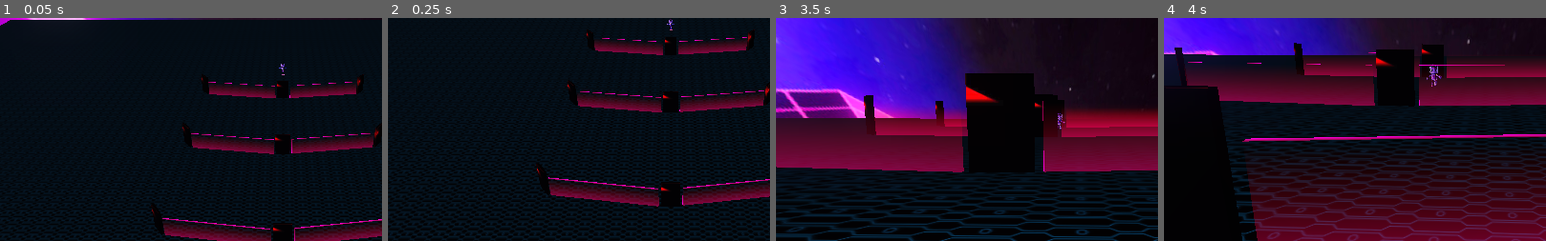
Above: before the commit, frames 1-4 (left to right).
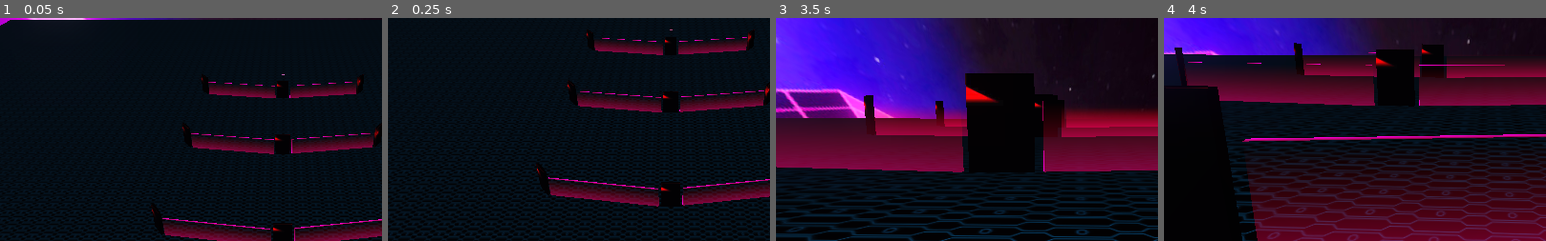
Above: after the commit, the same moments.

Repository: miguel-arlindo/godot-game
Game: Godot game, scene res://player.tscn
The game is run twice, just before and just after one commit, with the same random seed, the same clock (stepped at 60 frames per second) and the same inputs. The engine's default icon, where the game draws it, is replaced by a stand-in: a white triangle on a blue panel in a dark square. Video files are missing from this copy of the repository; at most half a second of black plays in their place. Sound files missing from this copy of the repository are replaced by a short silence.
Inputs (mouse positions are % of the whole screen's width and height, from its top left):
- Up to frame 1 (0.05 s): no input
- Up to frame 2 (0.25 s): no input
- Up to frame 3 (3.5 s): tap Enter at 0.5 s; move the mouse to (72, 45) at 0.52 s; hold Right (ui_right) 0.53-1.25 s; tap Q at 0.6 s; click (72, 45) at 0.67 s; drag from (30, 55) to (45, 70) at 1.27 s; move the mouse to (60, 28) at 2.02 s; hold Right (ui_right) 2.03-2.75 s; tap Shift at 2.1 s; click (60, 28) at 2.17 s; drag from (45, 70) to (20, 35) at 2.77 s
- Up to frame 4 (4 s): move the mouse to (80, 65) at 3.52 s; hold Left (ui_left) from 3.53 s (still down); tap Q at 3.6 s; click (80, 65) at 3.67 s
The pictures show only the part of the screen within x 13-63%, y 0-50%; the shares and areas given below are measured in that part.

The runs differ from the first frame. In frame 1, less than 0.1% of the frame differs, in the area x 73-75%, y 20-25%; in frame 2, less than 0.1%; in frame 3, less than 0.1%; in frame 4, 0.1%, in the area x 68-73%, y 20-31%.
Error after the commit: Parse Error: The identifier "vector" isn't declared in the current scope. (res://player.gd:16)

Commit message:
jogo partido

Diff:
--- /dev/null
+++ b/player.gd
@@ -0,0 +1,35 @@
+extends KinematicBody
+
+
+# Declare member variables here. Examples:
+# var a = 2
+# var b = "text"
+
+
+# Called when the node enters the scene tree for the first time.
+func _ready():
+	pass # Replace with function body.
+
+
+func _process(delta):
+	if Input.is_action_pressed("ui_up"):
+		vector.y = -1
+	if Input.is_action_pressed("ui_down"):
+		vector.y = 1
+	if Input.is_action_pressed("ui_right"):
+		vector.x = 1
+	if Input.is_action_pressed("ui_left"):
+		vector.x = -1
+		look_at(ScreenPointToray, Vector3.UP)
+
+func ScreenPointToRay ():
+	var spaceState = get_world().direct_space_state
+
+	var mousePos = get_viewport().get_mouse_position()
+	var camera = get_tree().root.get_camera()
+	var rayOrigin = camera.project_ray_origin(mousePos)
+	var rayEnd = rayOrigiin + camera.project_ray_normal(mousePos) * 2000
+	var rayArray = spaceState.intersect_ray(rayOrigin, rayEnd)
+	if rayArray.has("position"):
+		return rayArray["position"]
+	return Vector3()
--- a/player.tscn
+++ b/player.tscn
@@ -47,64 +47,7 @@
 [ext_resource path="res://audio_global_level3_right.gd" type="Script" id=45]
 [ext_resource path="res://audio_global_level3_left.gd" type="Script" id=46]
 [ext_resource path="res://audio_global_level3_middle.gd" type="Script" id=47]
-
-[sub_resource type="GDScript" id=27]
-script/source = "extends KinematicBody
-
-var spin = 0.1
-export var speed = 5
-export var gravity = -5
-var target = null
-var velocity = Vector3.ZERO
-
-func _physics_process(delta):
-	velocity.y += gravity * delta
-	if target:
-		look_at(target, Vector3.UP)
-		rotation.x = 0
-		velocity = -transform.basis.z * speed;
-		animatebody(\"move_forward\");
-		if transform.origin.distance_to(target) < .5:
-			target = null
-			velocity = Vector3.ZERO
-			animatebody(\"idle\");
-	velocity = move_and_slide(velocity, Vector3.UP)
-
-
-func _unhandled_input(event):
-	if event is InputEventMouseMotion:
-		if event.relative.x > 0:
-			rotate_y(-lerp(0, spin, event.relative.x/10))
-		elif event.relative.x < 0:
-			rotate_y(-lerp(0, spin, event.relative.x/10))
-
-func animatebody(action):
-
-	var modelAnim = get_node(\"3DGodotRobot/AnimationPlayer\");
-	match action:
-		\"idle\":
-			if modelAnim.current_animation != \"Idle-loop\":
-				modelAnim.play(\"Idle-loop\");
-		\"move_forward\":
-			if modelAnim.current_animation != \"Run-loop\":
-				modelAnim.play(\"Run-loop\");
-		\"move_back\":
-			if modelAnim.current_animation != \"Run-loop\":
-				modelAnim.play(\"Run-loop\");
-		\"strafe_left\":
-			if modelAnim.current_animation != \"Run-loop\":
-				modelAnim.play(\"Run-loop\");
-		\"strafe_right\":
-			if modelAnim.current_animation != \"Run-loop\":
-				modelAnim.play(\"Run-loop\");
-
-
-"
-
-[sub_resource type="CapsuleShape" id=4]
-margin = 0.001
-radius = 0.291
-height = 4.35
+[ext_resource path="res://player.gd" type="Script" id=48]
 
 [sub_resource type="QuadMesh" id=7]
 size = Vector2( 15, 15 )
@@ -296,26 +239,14 @@
 "values": [ Vector3( 1.18822, 1.02739, 1.03043 ), Vector3( 1.18823, 1.02743, 1.03039 ), Vector3( 1.18823, 1.02753, 1.03 …(272 unchanged characters)…
 }
 
+[sub_resource type="CapsuleShape" id=4]
+margin = 0.001
+radius = 0.291
+height = 4.35
+
 [node name="level1" type="Spatial"]
 transform = Transform( 1, 0, 0, 0, 1, 0, 0, 0, 1, 0.17357, 0, 0 )
 script = ExtResource( 15 )
-
-[node name="player" type="KinematicBody" parent="."]
-transform = Transform( -3.67841e-08, 0, -0.970556, 0, 0.973362, 0, 0.841523, 0, -4.24244e-08, -9.92137, 0.141034, 0 )
-collision_layer = 3
-collision_mask = 3
-script = SubResource( 27 )
-
-[node name="CollisionShape" type="CollisionShape" parent="player"]
-transform = Transform( 1, -4.88498e-15, -3.17637e-22, 0, -6.07204e-09, 0.258671, -2.84217e-14, -0.138912, -1.13069e-08, 2.84217e-13, 0.588892, 0.0677938 )
-shape = SubResource( 4 )
-
-[node name="3DGodotRobot" parent="player" instance=ExtResource( 7 )]
-transform = Transform( -0.771264, 0, -6.74261e-08, 0, 0.771264, 0, 6.74261e-08, 0, -0.771264, 0, 0, 0 )
-
-[node name="Listener" type="Listener" parent="player"]
-transform = Transform( 0.999999, 0, 1.42109e-14, 0, 1, 0, 1.42109e-14, 0, 1, 1.7053e-13, 1.00626, -0.534632 )
-current = true
 
 [node name="floor" type="MeshInstance" parent="."]
 transform = Transform( -3.14172e-07, -7.18742, 0, -3.14172e-07, 1.37329e-14, 1, -7.18742, 3.14172e-07, -4.37114e-08, 9.81659, -1.87564e-14, -4.29096e-07 )
@@ -1000,6 +931,24 @@
 text = "Restart"
 icon = ExtResource( 18 )
 
+[node name="player" type="KinematicBody" parent="."]
+transform = Transform( -3.67841e-08, 0, -0.970556, -3.14602e-16, 0.973362, 0, 0.841523, 1.77636e-15, -4.24244e-08, -9.92137, 0.141035, 0 )
+visible = false
+collision_layer = 3
+collision_mask = 3
+script = ExtResource( 48 )
+
+[node name="CollisionShape" type="CollisionShape" parent="player"]
+transform = Transform( 1, -4.88498e-15, -3.17637e-22, 0, -6.07204e-09, 0.258671, -2.84217e-14, -0.138912, -1.13069e-08, 2.84217e-13, 0.588892, 0.0677938 )
+shape = SubResource( 4 )
+
+[node name="3DGodotRobot" parent="player" instance=ExtResource( 7 )]
+transform = Transform( -0.771264, 0, -6.74261e-08, 0, 0.771264, 0, 6.74261e-08, 0, -0.771264, 0, 0, 0 )
+
+[node name="Listener" type="Listener" parent="player"]
+transform = Transform( 0.999999, 0, 1.42109e-14, 0, 1, 0, 1.42109e-14, 0, 1, 1.7053e-13, 1.00626, -0.534632 )
+current = true
+
 [connection signal="input_event" from="floor/StaticBody" to="." method="_on_StaticBody_input_event"]
 [connection signal="finished" from="VideoPlayer" to="." method="_on_VideoPlayer_finished"]
 [connection signal="button_down" from="Camera/Restart" to="." method="_on_Button_button_down"]
